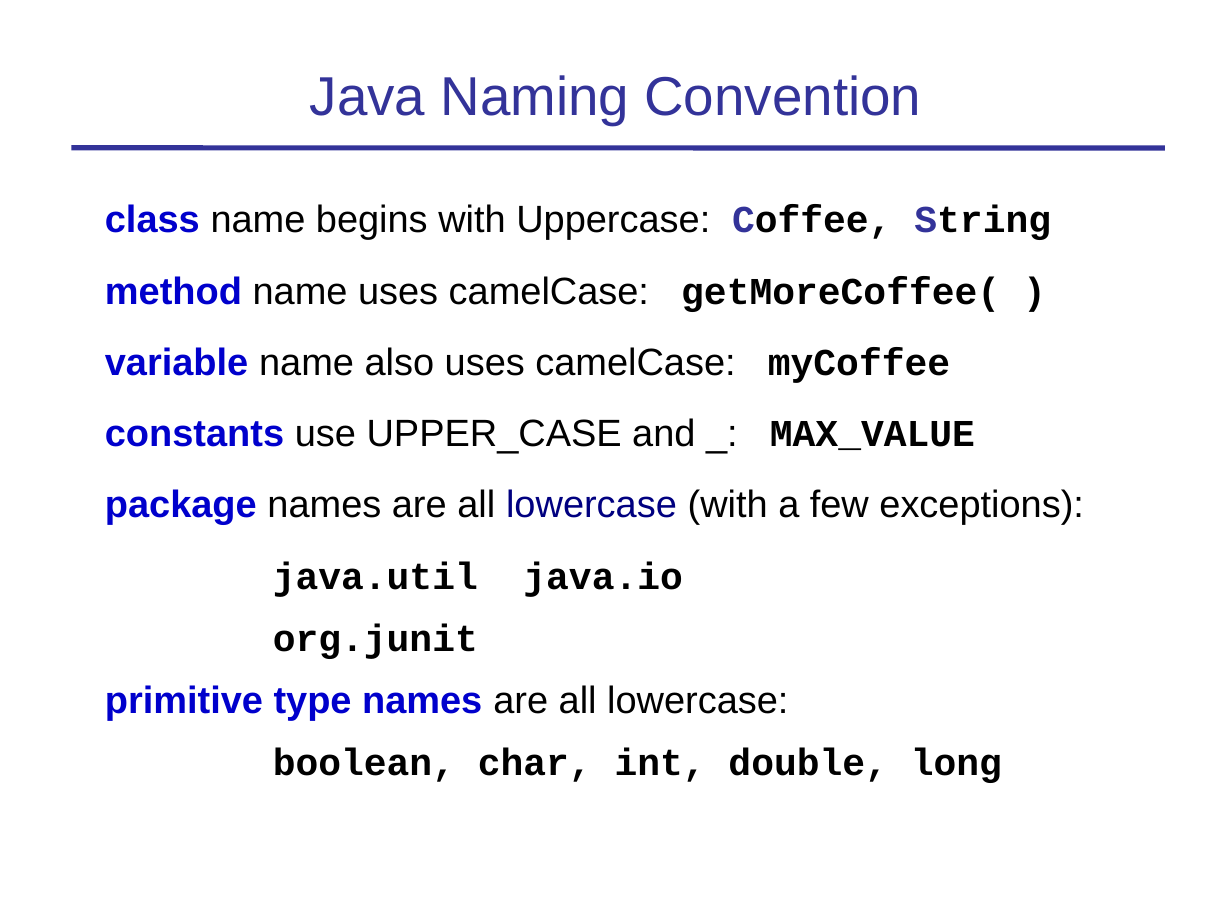
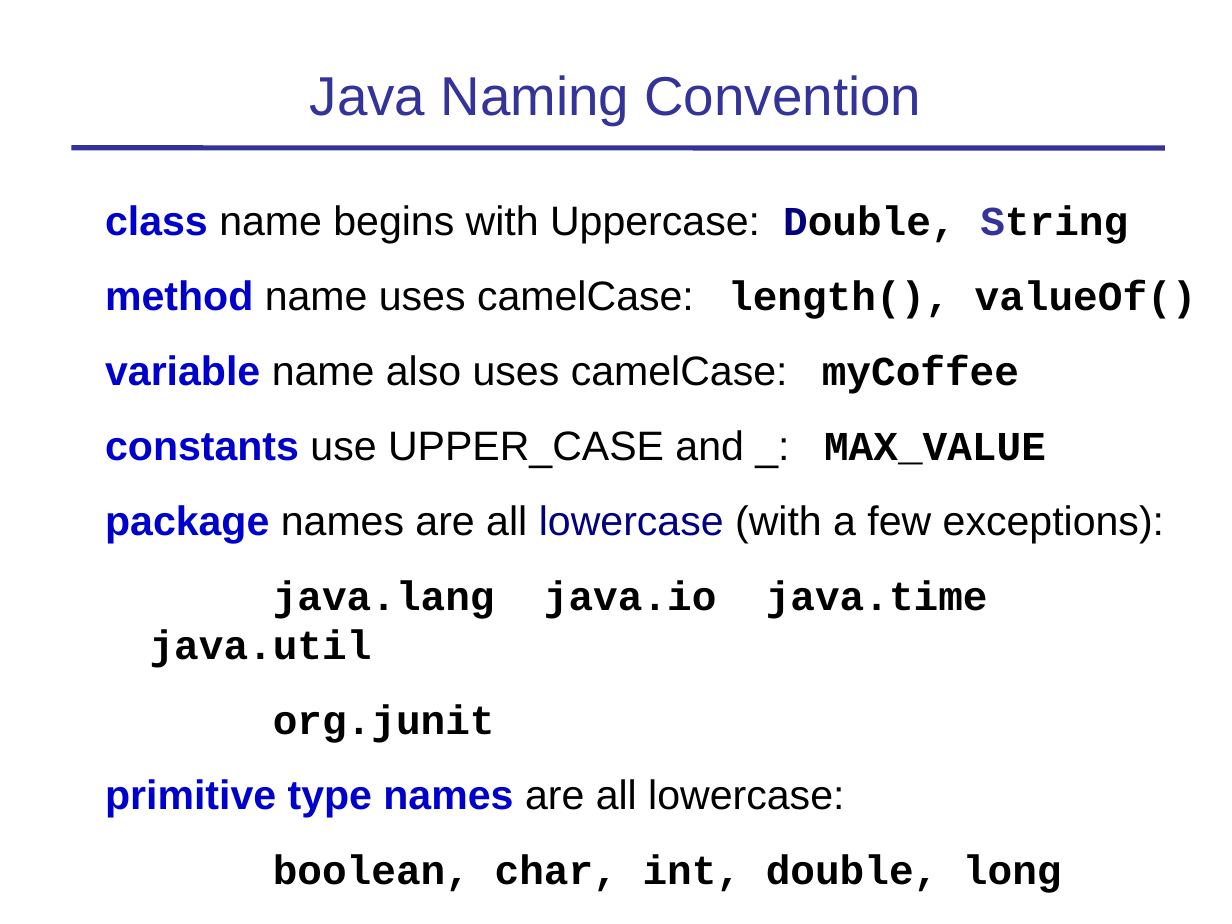
Before and after one commit to skeoop/skeoop.github.io, a slide deck: slide 2 of intro/Coding-Standard-and-Javadoc.ppt. Drawn at 1232x924 pixels with LibreOffice and Linux fonts; fonts in the diff are those of the drawing. Boxes give left, top, right and bottom in pixels: in the first picture for what was removed or moved away, otherwise in the second. Text is boxed around its words. In the diff, an @@ line names an element or a change of style, - is before the commit and + after.

Commit message:
update slides on prog structure, packages, and suggested Learning

```diff
--- a/intro/Coding-Standard-and-Javadoc.ppt
+++ b/intro/Coding-Standard-and-Javadoc.ppt
@@ text at box(105, 205, 1197, 319): text changed; size 22.2 to 24 pt; bold on @@
-class name begins with Uppercase: Coffee, String
-method name uses camelCase: getMoreCoffee( )
+class name begins with Uppercase: Double, String
+method name uses camelCase: length(), valueOf()
@@ text at box(105, 355, 1164, 893): size 22.2 to 24 pt in "variable name also uses camelCase: myCoffee", "constants use UPPER_CASE and _: MAX_VALUE", "package names are all lowercase (with a ...", "org.junit" and 2 more places; line spacing 0.8 to 1 @@
@@ text at box(150, 580, 988, 668): text changed; size 22.2 to 24 pt @@
-java.util java.io
+java.lang java.io java.time java.util
```
Also in this commit, not shown: 8 other slides changed, 3 slides added, 12 other files.
